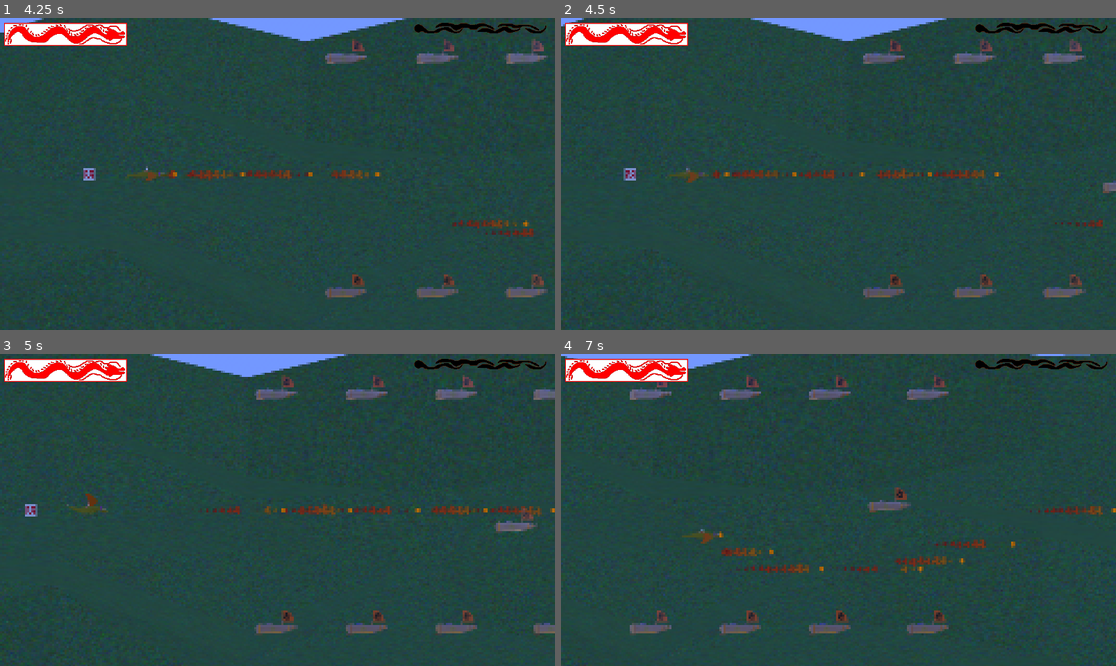
Above: before the commit, frames 1-4 (two rows, left to right).
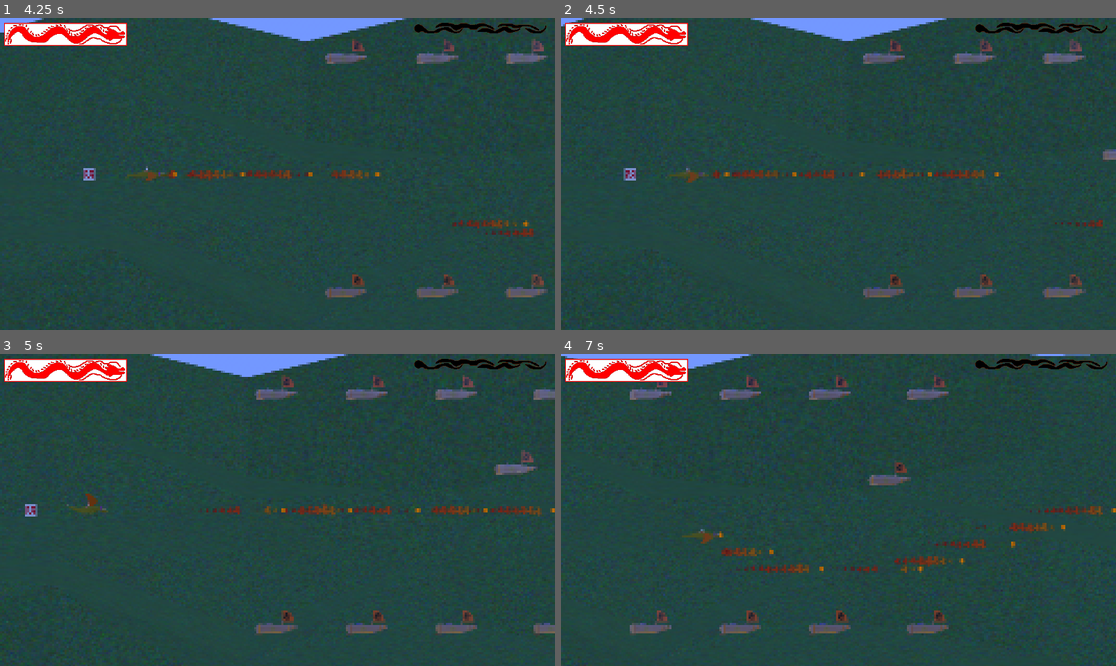
Above: after the commit, the same moments.

Repository: Brauny74/hokkeidragonprototype
Game: Godot game, scene res://Scenes/gamelevel.tscn
Same seed, same stepped clock (60 frames per second), same inputs: the game is played once before the commit and once after it.
Inputs:
- Up to frame 1 (4.25 s): hold D (right) 0.53-1.28 s; hold Z (attack) 0.53-1.28 s; hold S (down) 1.28-2.03 s; tap Z (attack) at 1.35, 2.85 s; hold D (right) 2.03-2.78 s; hold Z (attack) 2.03-2.78 s; hold W (up) 2.78-3.53 s; hold A (left) from 3.53 s (still down); hold Z (attack) from 3.53 s (still down)
- Up to frame 2 (4.5 s): keep holding A (left); release Z (attack) at 4.28 s; tap Z (attack) at 4.35 s
- Up to frame 3 (5 s): keep holding A (left)
- Up to frame 4 (7 s): release A (left) at 5.03 s; hold S (down) 5.03-5.78 s; hold Z (attack) 5.03-5.78 s; hold D (right) 5.78-6.53 s; tap Z (attack) at 5.85 s; hold W (up) from 6.53 s (still down); hold Z (attack) from 6.53 s (still down)

Frame 1 is identical in both runs. In frame 2, 0.2% of the frame differs, in the area x 97-100%, y 42-57%; in frame 3, 0.5%; in frame 4, 0.8%, in the area x 55-91%, y 34-69%.

Commit message:
Sounds added

Diff:
--- a/Scenes/boss.tscn
+++ b/Scenes/boss.tscn
@@ -6,6 +6,7 @@
 [ext_resource type="PackedScene" uid="uid://dctu884u57mso" path="res://Scenes/boss_weapon.tscn" id="4_ukjjc"]
 [ext_resource type="Script" uid="uid://bjxi8f4gfee77" path="res://Scripts/health.gd" id="5_n725y"]
 [ext_resource type="Texture2D" uid="uid://dmy0p0y3bs551" path="res://Materials/fire_particle.png" id="6_mh6p8"]
+[ext_resource type="AudioStream" uid="uid://dj6ncintdpui3" path="res://Sounds/explosionCrunch_004.ogg" id="7_qtle2"]
 
 [sub_resource type="SphereShape3D" id="SphereShape3D_0154r"]
 radius = 2.83676
@@ -85,5 +86,8 @@
 process_material = SubResource("ParticleProcessMaterial_odcco")
 draw_pass_1 = SubResource("SphereMesh_q76ad")
 
+[node name="DeathSound" type="AudioStreamPlayer3D" parent="."]
+stream = ExtResource("7_qtle2")
+
 [connection signal="child_entered_tree" from="." to="." method="_on_child_entered_tree"]
 [connection signal="child_entered_tree" from="WeaponHandler" to="WeaponHandler" method="_on_child_entered_tree"]
--- a/Scenes/enemy_drone_01.tscn
+++ b/Scenes/enemy_drone_01.tscn
@@ -1,9 +1,10 @@
-[gd_scene load_steps=14 format=3 uid="uid://dth7kcbo6cbh5"]
+[gd_scene load_steps=15 format=3 uid="uid://dth7kcbo6cbh5"]
 
 [ext_resource type="Script" uid="uid://ulrgai7scf61" path="res://Scripts/enemy_controller.gd" id="1_6ebkp"]
 [ext_resource type="PackedScene" uid="uid://b7rmp7urpefoh" path="res://Models/steam_drone.glb" id="2_8buv6"]
 [ext_resource type="PackedScene" uid="uid://qrum8b8ptu87" path="res://Scenes/power_bonus.tscn" id="2_ckyvt"]
 [ext_resource type="Script" uid="uid://bjxi8f4gfee77" path="res://Scripts/health.gd" id="3_8buv6"]
+[ext_resource type="AudioStream" uid="uid://v2c2wy2458q8" path="res://Sounds/lowFrequency_explosion_000.ogg" id="6_7ple2"]
 [ext_resource type="Texture2D" uid="uid://dmy0p0y3bs551" path="res://Materials/fire_particle.png" id="7_nxok3"]
 
 [sub_resource type="Gradient" id="Gradient_oeglh"]
@@ -53,7 +54,7 @@
 motion_mode = 1
 script = ExtResource("1_6ebkp")
 direction = Vector2(-1, 0)
-death_time = 0.4
+death_time = 1.0
 bonuses_to_drop = Array[PackedScene]([ExtResource("2_ckyvt")])
 damage_on_touch = 10
 speed = 5.0
@@ -79,4 +80,7 @@
 transform = Transform3D(1, 0, 0, 0, -4.37114e-08, -1, 0, 1, -4.37114e-08, 0, -0.532577, -1.01189)
 shape = SubResource("CapsuleShape3D_361um")
 
+[node name="DeathSound" type="AudioStreamPlayer3D" parent="."]
+stream = ExtResource("6_7ple2")
+
 [connection signal="child_entered_tree" from="." to="." method="_on_child_entered_tree"]
--- a/Scenes/enemy_rocket.tscn
+++ b/Scenes/enemy_rocket.tscn
@@ -6,6 +6,7 @@
 [ext_resource type="Texture2D" uid="uid://dmy0p0y3bs551" path="res://Materials/fire_particle.png" id="3_fidgp"]
 [ext_resource type="PackedScene" uid="uid://o1g6stwo4it2" path="res://Models/rocket.glb" id="4_i3y0a"]
 [ext_resource type="Script" uid="uid://bjxi8f4gfee77" path="res://Scripts/health.gd" id="6_i3y0a"]
+[ext_resource type="AudioStream" uid="uid://bw6douwk3lidg" path="res://Sounds/fire_00_1.ogg" id="7_i3y0a"]
 
 [sub_resource type="Gradient" id="Gradient_07xdc"]
 offsets = PackedFloat32Array(0, 0.290909, 1)
@@ -76,3 +77,8 @@
 script = ExtResource("6_i3y0a")
 MaxHealth = 1
 metadata/_custom_type_script = "uid://bjxi8f4gfee77"
+
+[node name="FireSound" type="AudioStreamPlayer3D" parent="."]
+stream = ExtResource("7_i3y0a")
+volume_db = -20.0
+autoplay = true
--- a/Scenes/fire_projectile_down_down_right.tscn
+++ b/Scenes/fire_projectile_down_down_right.tscn
@@ -1,10 +1,11 @@
-[gd_scene load_steps=17 format=3 uid="uid://bn0f8dbl6ocy5"]
+[gd_scene load_steps=18 format=3 uid="uid://bn0f8dbl6ocy5"]
 
 [ext_resource type="Script" uid="uid://d3ff4w0y8ls5u" path="res://Scripts/projectile.gd" id="1_eetk2"]
 [ext_resource type="Shader" uid="uid://c4awwjwhtjnp" path="res://Shaders/fire_shader.res" id="2_vw6ad"]
 [ext_resource type="Texture2D" uid="uid://cewyjq5eb8gvg" path="res://Shaders/voronoi.png" id="3_5g576"]
 [ext_resource type="Texture2D" uid="uid://dmy0p0y3bs551" path="res://Materials/fire_particle.png" id="4_h37b3"]
 [ext_resource type="Script" uid="uid://bjxi8f4gfee77" path="res://Scripts/health.gd" id="5_3ht32"]
+[ext_resource type="AudioStream" uid="uid://b10y77titawet" path="res://Sounds/fire_00.ogg" id="6_vw6ad"]
 
 [sub_resource type="Gradient" id="Gradient_xnvdf"]
 offsets = PackedFloat32Array(0, 0.290909, 1)
@@ -95,4 +96,9 @@
 [node name="CollisionShape3D" type="CollisionShape3D" parent="Area3D"]
 shape = SubResource("SphereShape3D_g1ch5")
 
+[node name="FireSound" type="AudioStreamPlayer3D" parent="."]
+stream = ExtResource("6_vw6ad")
+volume_db = -20.0
+autoplay = true
+
 [connection signal="body_entered" from="Area3D" to="." method="_on_area_3d_body_entered"]
--- a/Scenes/fire_projectile_down_right.tscn
+++ b/Scenes/fire_projectile_down_right.tscn
@@ -1,10 +1,11 @@
-[gd_scene load_steps=17 format=3 uid="uid://hip6pr2vv31n"]
+[gd_scene load_steps=18 format=3 uid="uid://hip6pr2vv31n"]
 
 [ext_resource type="Script" uid="uid://d3ff4w0y8ls5u" path="res://Scripts/projectile.gd" id="1_8jvo2"]
 [ext_resource type="Shader" uid="uid://c4awwjwhtjnp" path="res://Shaders/fire_shader.res" id="2_hr8n4"]
 [ext_resource type="Texture2D" uid="uid://cewyjq5eb8gvg" path="res://Shaders/voronoi.png" id="3_hmujh"]
 [ext_resource type="Texture2D" uid="uid://dmy0p0y3bs551" path="res://Materials/fire_particle.png" id="4_l4n3v"]
 [ext_resource type="Script" uid="uid://bjxi8f4gfee77" path="res://Scripts/health.gd" id="5_hr8n4"]
+[ext_resource type="AudioStream" uid="uid://b10y77titawet" path="res://Sounds/fire_00.ogg" id="6_hmujh"]
 
 [sub_resource type="Gradient" id="Gradient_xnvdf"]
 offsets = PackedFloat32Array(0, 0.290909, 1)
@@ -94,4 +95,9 @@
 [node name="CollisionShape3D" type="CollisionShape3D" parent="Area3D"]
 shape = SubResource("SphereShape3D_hr8n4")
 
+[node name="FireSound" type="AudioStreamPlayer3D" parent="."]
+stream = ExtResource("6_hmujh")
+volume_db = -20.0
+autoplay = true
+
 [connection signal="body_entered" from="Area3D" to="." method="_on_area_3d_body_entered"]
--- a/Scenes/fire_projectile_right.tscn
+++ b/Scenes/fire_projectile_right.tscn
@@ -1,10 +1,11 @@
-[gd_scene load_steps=17 format=3 uid="uid://dyoeds1pikhxc"]
+[gd_scene load_steps=18 format=3 uid="uid://dyoeds1pikhxc"]
 
 [ext_resource type="Script" uid="uid://d3ff4w0y8ls5u" path="res://Scripts/projectile.gd" id="1_1sj4e"]
 [ext_resource type="Shader" uid="uid://c4awwjwhtjnp" path="res://Shaders/fire_shader.res" id="2_hr18o"]
 [ext_resource type="Texture2D" uid="uid://cewyjq5eb8gvg" path="res://Shaders/voronoi.png" id="3_c05xy"]
 [ext_resource type="Texture2D" uid="uid://dmy0p0y3bs551" path="res://Materials/fire_particle.png" id="4_2jn31"]
 [ext_resource type="Script" uid="uid://bjxi8f4gfee77" path="res://Scripts/health.gd" id="5_hr18o"]
+[ext_resource type="AudioStream" uid="uid://b10y77titawet" path="res://Sounds/fire_00.ogg" id="6_c05xy"]
 
 [sub_resource type="Gradient" id="Gradient_xnvdf"]
 offsets = PackedFloat32Array(0, 0.290909, 1)
@@ -95,4 +96,8 @@
 [node name="CollisionShape3D" type="CollisionShape3D" parent="Area3D"]
 shape = SubResource("SphereShape3D_g1ch5")
 
+[node name="FireSound" type="AudioStreamPlayer3D" parent="."]
+stream = ExtResource("6_c05xy")
+volume_db = -20.0
+
 [connection signal="body_entered" from="Area3D" to="." method="_on_area_3d_body_entered"]
--- a/Scenes/fire_projectile_up_right.tscn
+++ b/Scenes/fire_projectile_up_right.tscn
@@ -1,10 +1,11 @@
-[gd_scene load_steps=17 format=3 uid="uid://c4anm8gx4q2b"]
+[gd_scene load_steps=18 format=3 uid="uid://c4anm8gx4q2b"]
 
 [ext_resource type="Script" uid="uid://d3ff4w0y8ls5u" path="res://Scripts/projectile.gd" id="1_16uqn"]
 [ext_resource type="Shader" uid="uid://c4awwjwhtjnp" path="res://Shaders/fire_shader.res" id="2_svqpy"]
 [ext_resource type="Texture2D" uid="uid://cewyjq5eb8gvg" path="res://Shaders/voronoi.png" id="3_st7a1"]
 [ext_resource type="Texture2D" uid="uid://dmy0p0y3bs551" path="res://Materials/fire_particle.png" id="4_3puxo"]
 [ext_resource type="Script" uid="uid://bjxi8f4gfee77" path="res://Scripts/health.gd" id="5_svqpy"]
+[ext_resource type="AudioStream" uid="uid://b10y77titawet" path="res://Sounds/fire_00.ogg" id="6_st7a1"]
 
 [sub_resource type="Gradient" id="Gradient_xnvdf"]
 offsets = PackedFloat32Array(0, 0.290909, 1)
@@ -94,4 +95,9 @@
 [node name="CollisionShape3D" type="CollisionShape3D" parent="Area3D"]
 shape = SubResource("SphereShape3D_svqpy")
 
+[node name="FireSound" type="AudioStreamPlayer3D" parent="."]
+stream = ExtResource("6_st7a1")
+volume_db = -20.0
+autoplay = true
+
 [connection signal="body_entered" from="Area3D" to="." method="_on_area_3d_body_entered"]
--- a/Scenes/fire_projectile_up_up_right.tscn
+++ b/Scenes/fire_projectile_up_up_right.tscn
@@ -1,10 +1,11 @@
-[gd_scene load_steps=17 format=3 uid="uid://cerr5ge88sigw"]
+[gd_scene load_steps=18 format=3 uid="uid://cerr5ge88sigw"]
 
 [ext_resource type="Script" uid="uid://d3ff4w0y8ls5u" path="res://Scripts/projectile.gd" id="1_gp38r"]
 [ext_resource type="Shader" uid="uid://c4awwjwhtjnp" path="res://Shaders/fire_shader.res" id="2_tna0n"]
 [ext_resource type="Texture2D" uid="uid://cewyjq5eb8gvg" path="res://Shaders/voronoi.png" id="3_ckr2x"]
 [ext_resource type="Texture2D" uid="uid://dmy0p0y3bs551" path="res://Materials/fire_particle.png" id="4_4r2kj"]
 [ext_resource type="Script" uid="uid://bjxi8f4gfee77" path="res://Scripts/health.gd" id="5_tqjst"]
+[ext_resource type="AudioStream" uid="uid://b10y77titawet" path="res://Sounds/fire_00.ogg" id="6_tna0n"]
 
 [sub_resource type="Gradient" id="Gradient_xnvdf"]
 offsets = PackedFloat32Array(0, 0.290909, 1)
@@ -95,4 +96,9 @@
 [node name="CollisionShape3D" type="CollisionShape3D" parent="Area3D"]
 shape = SubResource("SphereShape3D_g1ch5")
 
+[node name="FireSound" type="AudioStreamPlayer3D" parent="."]
+stream = ExtResource("6_tna0n")
+volume_db = -20.0
+autoplay = true
+
 [connection signal="body_entered" from="Area3D" to="." method="_on_area_3d_body_entered"]
--- a/Scenes/gamelevel.tscn
+++ b/Scenes/gamelevel.tscn
@@ -9,6 +9,7 @@
 [ext_resource type="PackedScene" uid="uid://qrum8b8ptu87" path="res://Scenes/power_bonus.tscn" id="4_d5s33"]
 [ext_resource type="PackedScene" uid="uid://dnt4bxmqait75" path="res://Scenes/boss.tscn" id="5_c5wvc"]
 [ext_resource type="Script" uid="uid://cw7ggvgcca01t" path="res://Scripts/stopper.gd" id="6_8nru3"]
+[ext_resource type="AudioStream" uid="uid://db8rqkq262wlo" path="res://Sounds/chipnese.ogg" id="8_0c31f"]
 [ext_resource type="Script" uid="uid://cg8qme7xptptc" path="res://Scripts/ui_manager.gd" id="8_4mrc0"]
 [ext_resource type="Texture2D" uid="uid://c310wt5uae5om" path="res://Sprites/health_bar_under.png" id="8_xd5m6"]
 [ext_resource type="Texture2D" uid="uid://hvaxcnplkdcw" path="res://Sprites/health_bar_progress.png" id="9_u5ett"]
@@ -499,6 +500,15 @@
 motion_mode = 1
 slide_on_ceiling = false
 speed = 10.0
+
+[node name="Music" type="AudioStreamPlayer3D" parent="Player"]
+transform = Transform3D(-4.37114e-08, 0, -1, 0, 1, 0, 1, 0, -4.37114e-08, -1.07908e-06, 0, 24.6865)
+stream = ExtResource("8_0c31f")
+attenuation_model = 3
+volume_db = -5.0
+autoplay = true
+area_mask = 0
+parameters/looping = true
 
 [node name="PixelizationLayer" type="CanvasLayer" parent="."]
 
--- a/Scenes/player.tscn
+++ b/Scenes/player.tscn
@@ -8,6 +8,8 @@
 [ext_resource type="Texture2D" uid="uid://vb61qw4vd63x" path="res://Materials/dragon_dragon_TXT.png" id="4_8erm5"]
 [ext_resource type="PackedScene" uid="uid://jjyfn2m41grq" path="res://Scenes/fire_single_weapon.tscn" id="5_x3wgy"]
 [ext_resource type="Script" uid="uid://bjxi8f4gfee77" path="res://Scripts/health.gd" id="8_8erm5"]
+[ext_resource type="AudioStream" uid="uid://dxfpvyeiy1s0r" path="res://Sounds/zap1.ogg" id="9_f1ek2"]
+[ext_resource type="AudioStream" uid="uid://d1kad2cbwktok" path="res://Sounds/phaserUp3.ogg" id="10_gymyn"]
 
 [sub_resource type="StandardMaterial3D" id="StandardMaterial3D_f1ek2"]
 diffuse_mode = 3
@@ -32,43 +34,43 @@
 invisible_time = 0.1
 
 [node name="Skeleton3D" parent="Mesh/Armature" index="0"]
-bones/0/position = Vector3(-5.96647e-10, 0.0375724, -0.671219)
-bones/2/rotation = Quaternion(-0.00358288, 7.15251e-07, -9.83388e-09, 0.999994)
-bones/3/rotation = Quaternion(-0.0882824, 9.89881e-14, 6.03e-08, 0.996096)
-bones/4/rotation = Quaternion(0.048704, 7.70542e-14, -4.1721e-08, 0.998813)
-bones/5/rotation = Quaternion(0.189662, 1.53157e-14, -1.64295e-07, 0.981849)
-bones/6/rotation = Quaternion(0.0299842, 4.59137e-14, -4.26224e-09, 0.99955)
+bones/0/position = Vector3(-1.08383e-09, 0.0365134, -0.671219)
+bones/2/rotation = Quaternion(-0.00106902, 7.15255e-07, 4.41389e-09, 1)
+bones/3/rotation = Quaternion(-0.0872363, 1.00967e-13, 7.71534e-08, 0.996188)
+bones/4/rotation = Quaternion(0.048453, 4.87388e-15, -4.22294e-08, 0.998826)
+bones/5/rotation = Quaternion(0.177304, 2.70225e-14, -1.5359e-07, 0.984156)
+bones/6/rotation = Quaternion(0.0285788, -3.12215e-15, -2.68838e-08, 0.999592)
 bones/7/rotation = Quaternion(0.0408436, -5.2012e-07, -5.66421e-08, 0.999166)
 bones/8/rotation = Quaternion(-0.0468695, -1.11539e-06, 9.29361e-08, 0.998901)
-bones/9/rotation = Quaternion(0.893766, 0.295283, -0.187237, 0.280951)
+bones/9/rotation = Quaternion(0.896797, 0.297387, -0.18405, 0.271001)
 bones/10/rotation = Quaternion(0.265747, 0.0280137, 0.11048, 0.957282)
 bones/11/rotation = Quaternion(0.0361506, 0.0799537, -0.00406699, 0.996135)
-bones/12/rotation = Quaternion(0.893706, -0.295391, 0.187455, 0.280882)
+bones/12/rotation = Quaternion(0.89679, -0.297402, 0.184075, 0.270993)
 bones/13/rotation = Quaternion(0.265747, -0.0280137, -0.11048, 0.957282)
 bones/14/rotation = Quaternion(0.0361507, -0.0799537, 0.00406707, 0.996135)
-bones/15/rotation = Quaternion(-0.188649, 0.304095, -0.535747, 0.764796)
-bones/16/rotation = Quaternion(-0.110988, 0.00480489, -0.255263, 0.960468)
-bones/17/rotation = Quaternion(-0.0614427, -0.0405222, -0.352904, 0.93276)
-bones/18/rotation = Quaternion(-0.188648, -0.304095, 0.535747, 0.764796)
-bones/19/rotation = Quaternion(-0.110979, -0.0048032, 0.255263, 0.960469)
-bones/20/rotation = Quaternion(-0.0599814, 0.0397726, 0.352884, 0.932895)
-bones/21/rotation = Quaternion(0.895911, 0.300249, -0.22427, 0.238533)
+bones/15/rotation = Quaternion(-0.169141, 0.273842, -0.539656, 0.777929)
+bones/16/rotation = Quaternion(-0.102537, 0.00318043, -0.254885, 0.961514)
+bones/17/rotation = Quaternion(-0.0544736, -0.0369471, -0.352802, 0.93338)
+bones/18/rotation = Quaternion(-0.169141, -0.273841, 0.539656, 0.777929)
+bones/19/rotation = Quaternion(-0.102429, -0.00315969, 0.25488, 0.961527)
+bones/20/rotation = Quaternion(-0.054388, 0.0369032, 0.352801, 0.933387)
+bones/21/rotation = Quaternion(0.890643, 0.295419, -0.230596, 0.257505)
 bones/22/rotation = Quaternion(0.341813, 0.0616279, 0.158326, 0.924283)
 bones/23/rotation = Quaternion(-0.089292, 0.0557742, 0.0883567, 0.99051)
-bones/24/rotation = Quaternion(0.895911, -0.300248, 0.224268, 0.238533)
+bones/24/rotation = Quaternion(0.890643, -0.295418, 0.230594, 0.257506)
 bones/25/rotation = Quaternion(0.341813, -0.0616279, -0.158326, 0.924283)
 bones/26/rotation = Quaternion(-0.089292, -0.0557742, -0.0883567, 0.99051)
-bones/28/position = Vector3(-3.36738e-17, 0.0659306, -0.671219)
-bones/28/rotation = Quaternion(-0.732679, -0.000953313, -0.00451998, 0.680559)
-bones/29/rotation = Quaternion(0.15353, -0.000534195, -0.00114625, 0.988143)
-bones/30/rotation = Quaternion(0.0324594, -0.000438542, 0.000207519, 0.999473)
-bones/31/rotation = Quaternion(0.128312, -0.248647, 0.043375, 0.959077)
+bones/28/position = Vector3(-3.36738e-17, 0.0591268, -0.671219)
+bones/28/rotation = Quaternion(-0.732754, -0.000909484, -0.00431218, 0.68048)
+bones/29/rotation = Quaternion(0.146684, -0.00054212, -0.00114252, 0.989183)
+bones/30/rotation = Quaternion(0.0308651, -0.000441488, 0.000210572, 0.999524)
+bones/31/rotation = Quaternion(0.118827, -0.243032, 0.0425521, 0.961772)
 
 [node name="Dragon" parent="Mesh/Armature/Skeleton3D" index="0"]
 surface_material_override/0 = SubResource("StandardMaterial3D_f1ek2")
 
 [node name="BoneAttachment3D" parent="Mesh/Armature/Skeleton3D" index="1"]
-transform = Transform3D(1, 3.47119e-28, -8.66252e-07, -8.66252e-07, 1.26212e-29, -1, -3.47119e-28, 1, 1.26215e-29, -0.0246967, 0.463743, -0.309534)
+transform = Transform3D(1, 3.47119e-28, -8.66252e-07, -8.66252e-07, 1.26212e-29, -1, -3.47119e-28, 1, 1.26215e-29, -0.0246967, 0.462684, -0.309534)
 
 [node name="miko" parent="Mesh/Armature/Skeleton3D/BoneAttachment3D" index="0" instance=ExtResource("2_6t5aa")]
 transform = Transform3D(1, -8.66252e-07, -3.47119e-28, 3.47119e-28, 1.26212e-29, 1, -8.66252e-07, -1, 1.26215e-29, 0.0246967, -0.0288196, 0.0947779)
@@ -83,6 +85,12 @@
 [node name="FireSingleWeapon" parent="WeaponHandler" instance=ExtResource("5_x3wgy")]
 shoot_points = Array[Vector3]([Vector3(2, 0, 0)])
 
+[node name="UpgradeSound" type="AudioStreamPlayer3D" parent="WeaponHandler"]
+stream = ExtResource("10_gymyn")
+attenuation_model = 3
+volume_db = -10.0
+max_db = 0.0
+
 [node name="Health" type="Node" parent="."]
 script = ExtResource("8_8erm5")
 invicibility_frame = 0.6
@@ -95,6 +103,15 @@
 transform = Transform3D(1, 0, 0, 0, -4.37114e-08, -1, 0, 1, -4.37114e-08, 0, 0.146111, 0)
 shape = SubResource("CapsuleShape3D_x3wgy")
 
+[node name="BonusSound" type="AudioStreamPlayer3D" parent="."]
+stream = ExtResource("9_f1ek2")
+attenuation_model = 3
+volume_db = -10.0
+max_db = -24.0
+
+[node name="AudioListener3D" type="AudioListener3D" parent="."]
+current = true
+
 [connection signal="child_entered_tree" from="WeaponHandler" to="WeaponHandler" method="_on_child_entered_tree"]
 [connection signal="body_entered" from="Area3D" to="." method="_on_area_3d_body_entered"]
 
--- a/Scripts/controller.gd
+++ b/Scripts/controller.gd
@@ -7,8 +7,13 @@
 
 var active : bool = false: set = _set_active, get = _get_active
 
+@onready var back_up_collision_layer = collision_layer
+@onready var back_up_collision_mask = collision_mask
+
 func _set_active(value: bool) -> void:
-	process_mode = Node.PROCESS_MODE_ALWAYS if value else Node.PROCESS_MODE_DISABLED
+#	process_mode = Node.PROCESS_MODE_ALWAYS if value else Node.PROCESS_MODE_DISABLED
+	collision_mask = 0 if not value else back_up_collision_mask
+	collision_layer = 0 if not value else back_up_collision_layer
 	active = value
 
 func _get_active() -> bool:
--- a/Scripts/enemy_controller.gd
+++ b/Scripts/enemy_controller.gd
@@ -18,13 +18,23 @@
 var is_moving_up: bool = false
 @export var curve_speed: float = 0.1
 
+var death_timer: Timer
+
+func _ready() -> void:
+	super._ready()
+	death_timer = Timer.new()
+	add_child(death_timer)
+	death_timer.autostart = false
+	death_timer.wait_time = death_time
+	death_timer.timeout.connect(finish_die)
+
 func _process(delta: float) -> void:
+	if not active:
+		return
 	if weapon_handler != null:
 		weapon_handler.shoot()
 
 func _physics_process(delta: float) -> void:
-	if not active:
-		return
 	set_movement(direction)
 	super._physics_process(delta)
 
@@ -60,10 +70,16 @@
 		var new_bonus = bonuses_to_drop[bonus_index].instantiate()
 		get_parent().add_child(new_bonus)
 		new_bonus.global_position = global_position
-	active = false
 	#TODO: rebuild this for better VFX system
 	$Mesh.visible = false
+	$DeathVFX.restart()
 	$DeathVFX.visible = true
-	$DeathVFX.restart()
-	await get_tree().create_timer(death_time).timeout
+	$DeathVFX.emitting = true
+	$DeathSound.pitch_scale = randf_range(0.8, 1.5)
+	$DeathSound.play()
+	print($DeathSound.playing)
+	active = false
+	death_timer.start()
+
+func finish_die():
 	queue_free()
--- a/Scripts/health.gd
+++ b/Scripts/health.gd
@@ -21,11 +21,13 @@
 	CurrentHealth -= value
 	damaged.emit()
 	if CurrentHealth <= 0:
+		is_invincible = true
 		die()
-	is_invincible = true
-	await get_tree().create_timer(invicibility_frame).timeout
-	is_invincible = false
-	frame_ended.emit()
+	else:
+		is_invincible = true
+		await get_tree().create_timer(invicibility_frame).timeout
+		is_invincible = false
+		frame_ended.emit()
 
 func die():
 	died.emit()
--- a/Scripts/player_controller.gd
+++ b/Scripts/player_controller.gd
@@ -43,6 +43,7 @@
 	if bonus_type == Bonus.BonusType.POWER:
 		weapon_handler.receive_power_bonus(value)
 		update_power_bonus.emit(weapon_handler.weapon.power_to_upgrade)
+		$BonusSound.play()
 
 
 func damage(value: float):
--- a/Scripts/projectile.gd
+++ b/Scripts/projectile.gd
@@ -24,6 +24,10 @@
 
 func _ready() -> void:
 	health.died.connect(die)
+	var sound := $FireSound
+	if sound != null:
+		sound.pitch_scale = randf_range(0.5, 2)
+		sound.play()
 
 func _process(delta: float) -> void:
 	if active:
--- a/Scripts/weapon_handler.gd
+++ b/Scripts/weapon_handler.gd
@@ -2,6 +2,7 @@
 class_name WeaponHandler
 
 var weapon: Weapon
+@onready var update_sound := $UpgradeSound
 
 signal upgraded
 
@@ -20,6 +21,8 @@
 		weapon.power_to_upgrade -= value
 		if weapon.power_to_upgrade <= 0:
 			set_weapon(weapon.upgrades_to)
+			if update_sound != null:
+				update_sound.play()
 			upgraded.emit(weapon.power_to_upgrade)
 
 func _on_child_entered_tree(node: Node) -> void:
Not shown: 1 places in Scenes/boss.tscn that only renumber resources
Not shown: 1 places in Scenes/enemy_rocket.tscn that only renumber resources
Not shown: 1 places in Scenes/gamelevel.tscn that only renumber resources
Not shown: 1 places in Scenes/player.tscn that only renumber resources
Not shown, added: Sounds/chipnese.ogg.import
Not shown, added: Sounds/explosionCrunch_004.ogg.import
Not shown, added: Sounds/fire_00.ogg.import
Not shown, added: Sounds/fire_00_1.ogg.import
Not shown, added: Sounds/lowFrequency_explosion_000.ogg.import
Not shown, added: Sounds/phaserUp3.ogg.import
Not shown, added: Sounds/zap1.ogg.import
Not shown, added: Sounds/chipnese.ogg
(and 6 more such lines)
